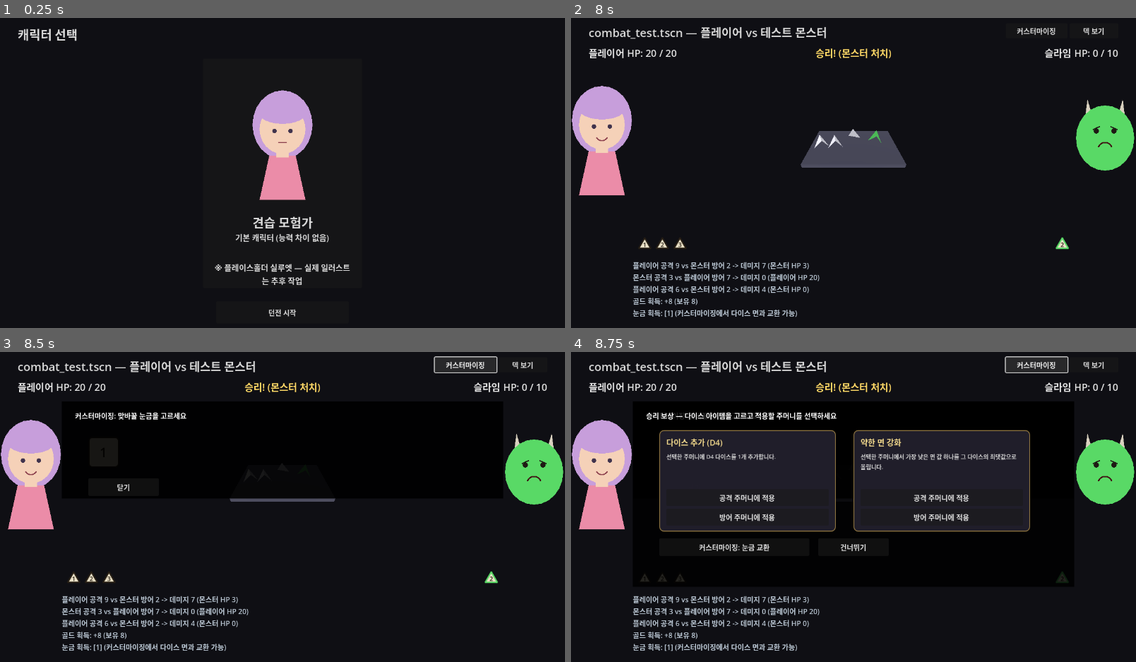
Above: before the commit, frames 1-4 (two rows, left to right).
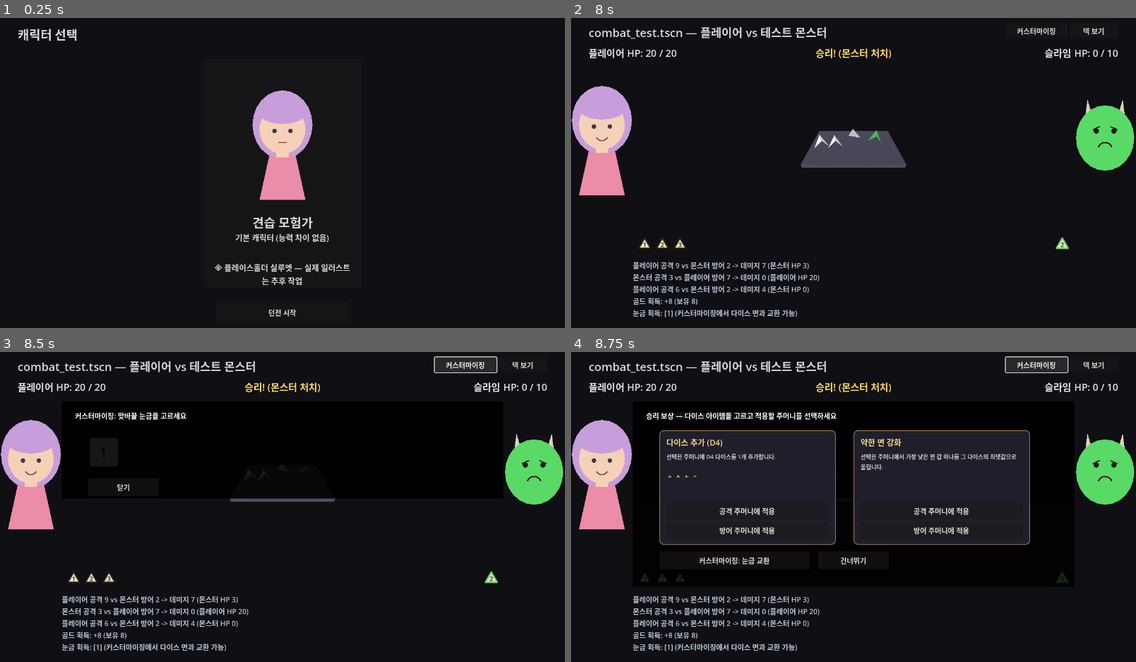
Above: after the commit, the same moments.

Repository: YGseok/ProjectD
Game: Godot game, scene res://code/scenes/character_select.tscn
Two runs of this game, one before a commit and one after it. Both use one fixed random seed, a clock stepped at 60 frames per second and the inputs below.
Inputs (mouse positions are in pixels of both pictures, inside the frame that each line leads up to):
- Up to frame 1 (0.25 s): no input
- Up to frame 2 (8 s): click "던전 시작" at 0.5 s; click "전투 방 입장 (1번째 방)" at 1.25 s; click "덱 보기" at 2 s; click "덱 닫기" at 2.75 s; click "덱 보기" at 3.5 s; click "덱 닫기" at 4.25 s; click "덱 보기" at 5 s; click "덱 닫기" at 5.75 s; move the mouse to (977, 157) at 6.52 s; click (977, 157) at 6.67 s; move the mouse to (740, 188) at 7.27 s; click (740, 188) at 7.42 s
- Up to frame 3 (8.5 s): click "커스터마이징" at 8 s
- Up to frame 4 (8.75 s): no input

Frames 1-3 are identical in both runs. In frame 4, 4.0% of the frame differs, in the area x 15-82%, y 39-69%.

Commit message:
feat: 아이템 카드에 결과 다이스 면 미리보기(ShapeDieChip) 추가
승리 보상/상점/특수 이벤트 카드가 지난 이터레이션에서 카드형 비주얼로
바뀌었지만 "주사위 눈이 있는 카드"까지는 아니었던 간극을 채움. 결과 다이스가
확정적인 아이템(다이스 추가/승급)에 한해 결과 면 개수만큼 ShapeDieChip을
나열해 "완성하면 어떤 주사위가 될지" 미리 볼 수 있게 함. 미리보기 공간
확보를 위해 카드 설명 최소 높이를 줄이고 세 화면의 card_height를 늘림.

Diff:
--- a/code/scenes/combat_test.gd
+++ b/code/scenes/combat_test.gd
@@ -462,7 +462,7 @@
 	_add_reward_frame("승리 보상 — 다이스 아이템을 고르고 적용할 주머니를 선택하세요")
 
 	var card_width := 400.0
-	var card_height := 230.0
+	var card_height := 260.0
 	var card_y := 185.0
 	var card_x := [200.0, 640.0]
 	for i in _reward_items.size():
--- a/code/scenes/event.gd
+++ b/code/scenes/event.gd
@@ -29,7 +29,7 @@
 	_row_ui.clear()
 
 	var card_width := 320.0
-	var card_height := 230.0
+	var card_height := 300.0
 	var card_x := [0.0, 360.0]
 	for i in _offered.size():
 		var item: Dictionary = _offered[i]
--- a/code/scenes/item_card_style.gd
+++ b/code/scenes/item_card_style.gd
@@ -11,12 +11,17 @@
 ## 버튼을 담을 영역)을 여기 한 곳에 모아 공유한다. 실제 버튼 생성·연결은 각 화면이
 ## 기존처럼 담당하고(적용 대상 주머니·골드 소모 등 화면마다 다른 로직이라), 이 헬퍼는
 ## 그 버튼들을 넣을 카드 틀만 만들어 반환한다.
+##
+## build_card()는 결과 다이스가 확정적인 아이템(add_die/upgrade_die)이면 카드 안에
+## 그 다이스 면 모양(ShapeDieChip) 미리보기도 자동으로 넣는다 — 아래
+## _build_result_die_preview() 참고.
 
 const CARD_BG := Color(0.13, 0.12, 0.17, 0.97)
 const CARD_BORDER := Color(0.55, 0.45, 0.25)
 const TITLE_COLOR := Color(0.95, 0.85, 0.55)
 const DESC_COLOR := Color(0.82, 0.82, 0.82)
 const EXTRA_COLOR := Color(1.0, 0.85, 0.35)
+const PREVIEW_CHIP_SIZE := 16.0
 
 
 ## item: DiceItemPool/EventItemPool 아이템 딕셔너리 (최소 "name"/"description" 필요).
@@ -61,8 +66,12 @@
 	desc.add_theme_font_size_override("font_size", 13)
 	desc.add_theme_color_override("font_color", DESC_COLOR)
 	desc.autowrap_mode = TextServer.AUTOWRAP_WORD
-	desc.custom_minimum_size = Vector2(0, 54)
+	desc.custom_minimum_size = Vector2(0, 40)
 	vbox.add_child(desc)
+
+	var preview := _build_result_die_preview(item)
+	if preview:
+		vbox.add_child(preview)
 
 	var spacer := Control.new()
 	spacer.size_flags_vertical = Control.SIZE_EXPAND_FILL
@@ -73,3 +82,35 @@
 	vbox.add_child(button_row)
 
 	return {"card": card, "vbox": vbox, "button_row": button_row}
+
+
+## "완성하면 어떤 주사위가 될지 예상할 수 있게" (INBOX.md 2026-09-02)를 아이템 카드에도
+## 반영한다. add_die/upgrade_die 종류는 결과 다이스의 면 개수(sides/new_sides)가 이미
+## 아이템 딕셔너리에 고정돼 있어(주머니 상태와 무관하게 결과가 항상 동일), 그 면 개수의
+## ShapeDieChip(전투 중 다이스 결과 표시와 같은 모양/칩 스타일)을 1..N 값으로 나열해
+## "이 아이템을 쓰면 이런 모양의 다이스가 생긴다"를 미리 보여줄 수 있다.
+## boost_weak_face/uniform_faces는 적용 대상 다이스가 그 시점의 주머니 상태(어느 면이
+## 가장 낮은가 등)에 따라 정해져 카드 생성 시점엔 결과를 확정할 수 없으므로 미리보기를
+## 만들지 않는다(null 반환) — 이런 아이템은 기존처럼 설명 텍스트만으로 안내한다.
+static func _build_result_die_preview(item: Dictionary) -> Control:
+	var sides: int
+	match item.get("kind", ""):
+		"add_die":
+			sides = item["sides"]
+		"upgrade_die":
+			sides = item["new_sides"]
+		_:
+			return null
+
+	var flow := HFlowContainer.new()
+	flow.add_theme_constant_override("h_separation", 3)
+	flow.add_theme_constant_override("v_separation", 3)
+	var shape_sides := ShapeDieChip.shape_sides_for_dice_sides(sides)
+	for face in range(1, sides + 1):
+		var chip := ShapeDieChip.new()
+		chip.custom_minimum_size = Vector2(PREVIEW_CHIP_SIZE, PREVIEW_CHIP_SIZE)
+		chip.size = Vector2(PREVIEW_CHIP_SIZE, PREVIEW_CHIP_SIZE)
+		chip.shape_sides = shape_sides
+		chip.value = face
+		flow.add_child(chip)
+	return flow
--- a/code/scenes/shop.gd
+++ b/code/scenes/shop.gd
@@ -39,7 +39,7 @@
 	gold_label.text = "보유 골드: %d" % RunState.gold
 
 	var card_width := 320.0
-	var card_height := 230.0
+	var card_height := 240.0
 	var card_gap_y := 20.0
 	var card_x := [0.0, 360.0]
 	for i in DiceItemPool.ITEMS.size():
Not shown, changed: docs/STATUS.md
Not shown, changed: docs/feedback/INBOX.md
